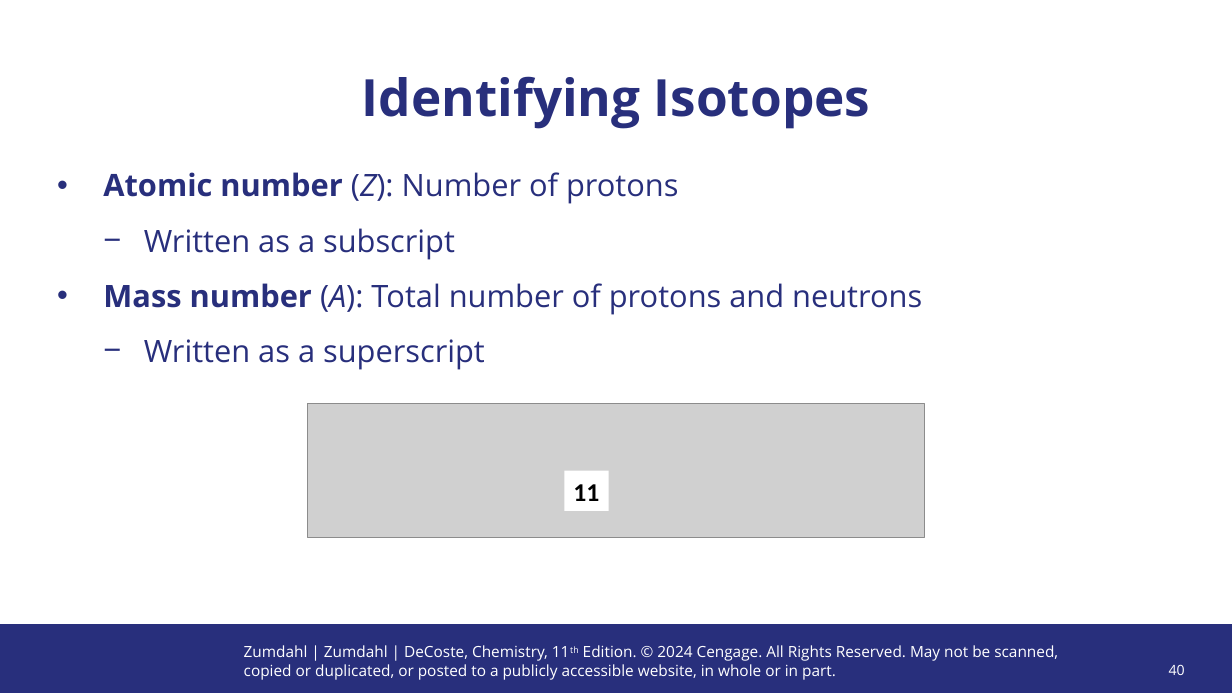
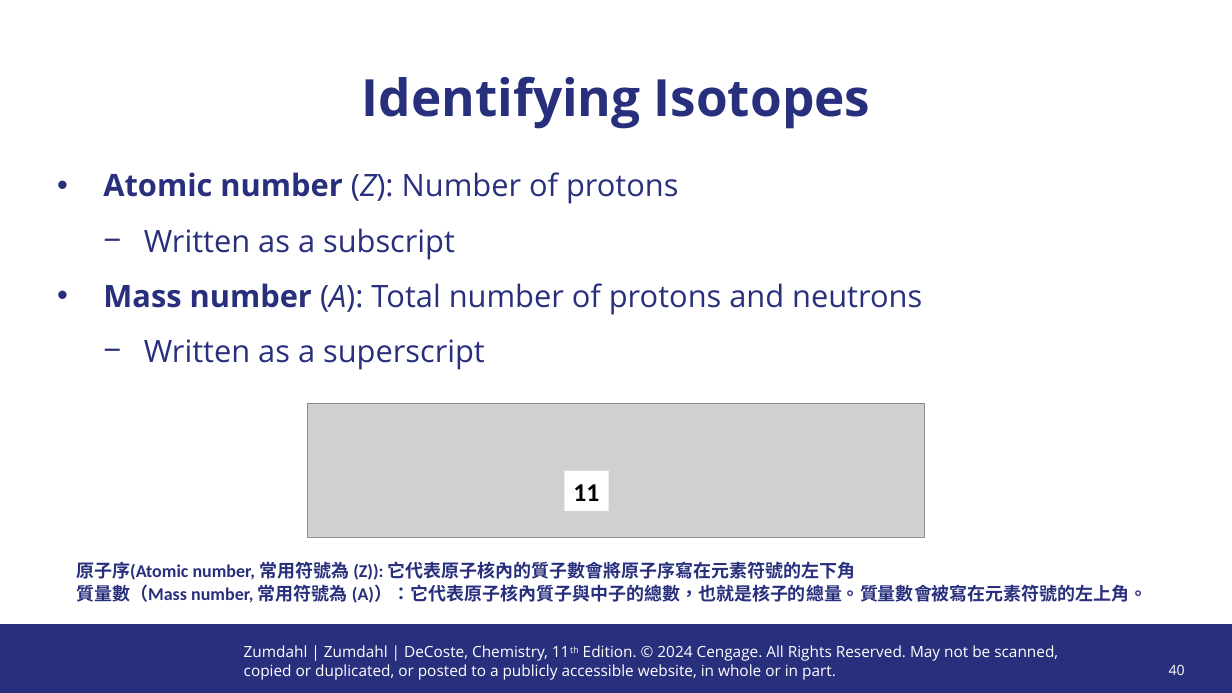
Before and after one commit to XUP45P3/NTUT, a slide deck: slide 40 of 化學（一）/化學-CH2.ppt. Drawn at 1232x693 pixels with LibreOffice and Linux fonts; fonts in the diff are those of the drawing; grey boxes stand for pictures; background and template pictures are left out. Boxes give left, top, right and bottom in pixels: in the first picture for what was removed or moved away, otherwise in the second. Text is boxed around its words. In the diff, an @@ line names an element or a change of style, - is before the commit and + after.

```diff
--- a/化學（一）/化學-CH2.ppt
+++ b/化學（一）/化學-CH2.ppt
@@ text added at [76, 561, 856, 580], 14 pt, text #282F7C, bold @@
+原子序(Atomic number, 常用符號為 (Z)): 它代表原子核內的質子數會將原子序寫在元素符號的左下角
@@ text added at [76, 584, 1148, 603], 14 pt, text #282F7C, bold @@
+質量數（Mass number, 常用符號為 (A)）：它代表原子核內質子與中子的總數，也就是核子的總量。質量數會被寫在元素符號的左上角。
```
Also in this commit, not shown: 11 other slides changed, 10 other files.
